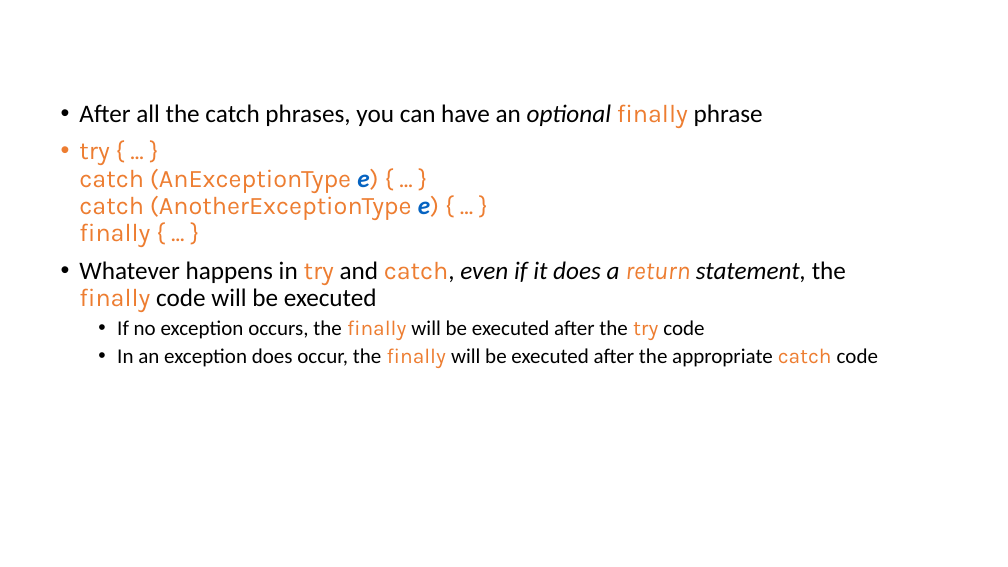
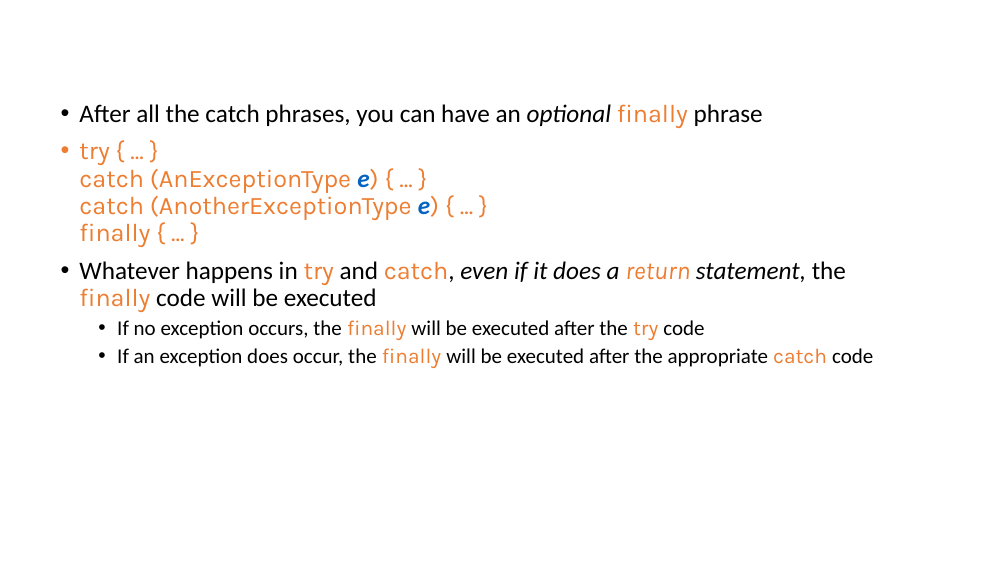
Before and after one commit to gmierzwinski/gmierzwinski.github.io, a slide deck: slide 17 of bishops/cs321/resources/CS321_Lecture_10B.pptx. Drawn at 1008x567 pixels with LibreOffice and Linux fonts; fonts in the diff are those of the drawing; background and template pictures are left out. Boxes give left, top, right and bottom in pixels: in the first picture for what was removed or moved away, otherwise in the second. Text is boxed around its words. In the diff, an @@ line names an element or a change of style, - is before the commit and + after.

```diff
--- a/bishops/cs321/resources/CS321_Lecture_10B.pptx
+++ b/bishops/cs321/resources/CS321_Lecture_10B.pptx
@@ text at (117, 348, 873, 368): text changed @@
-  • In an exception does occur, the finally will be executed after the appropriate catch code
+  • If an exception does occur, the finally will be executed after the appropriate catch code
```
Also in this commit, not shown: 26 other slides changed, 4 other files.
